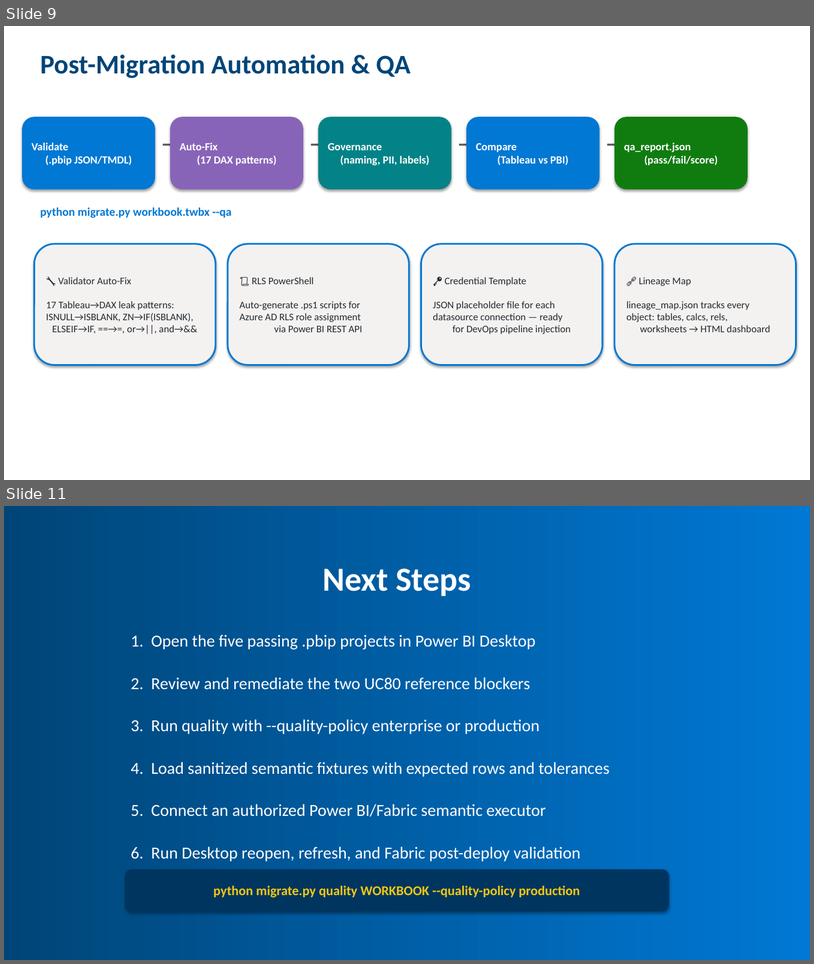
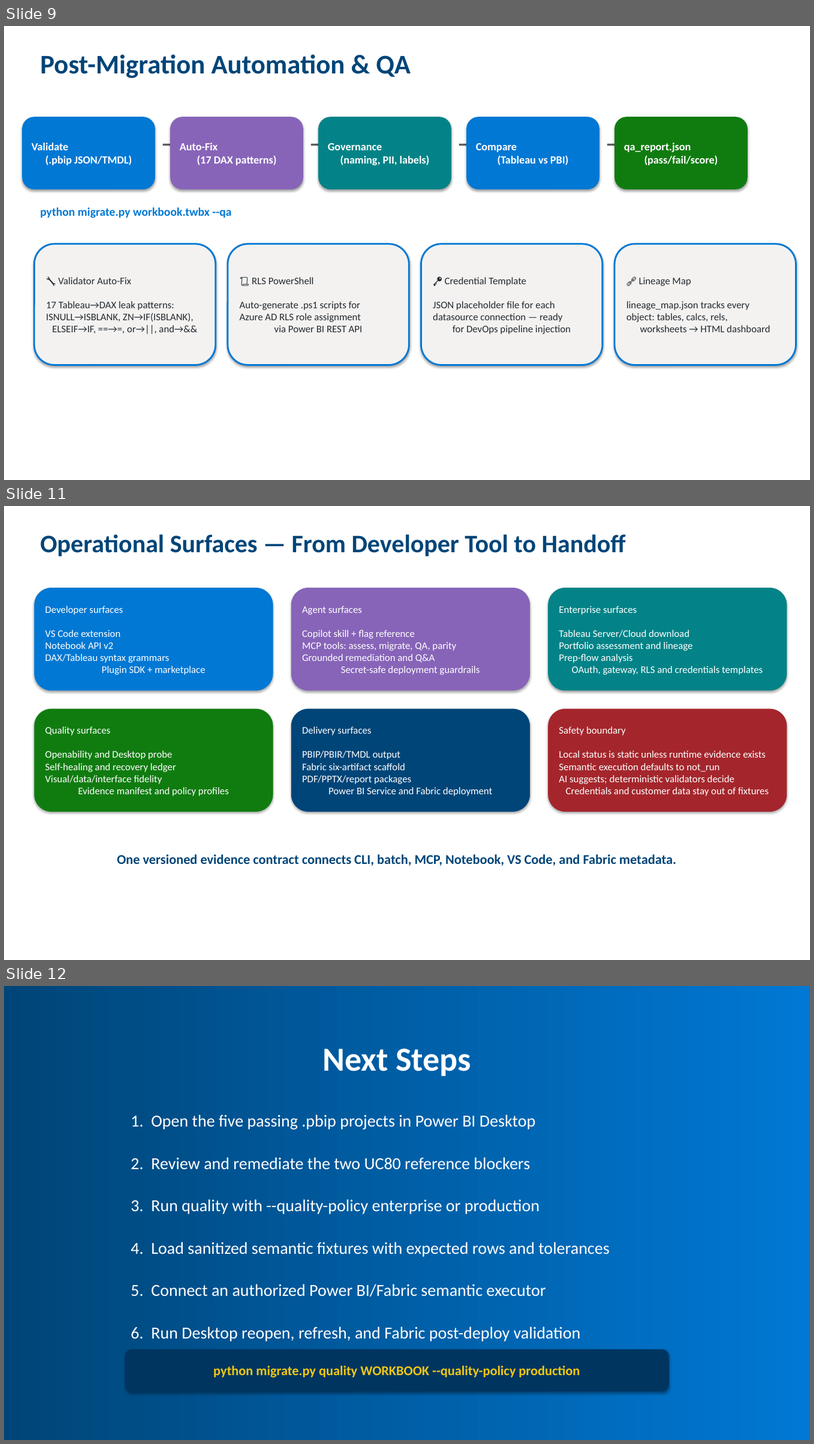
Before and after one commit to cyphou/TableauToPowerBI, a slide deck: docs/Tableau_to_PowerBI_Migration.pptx. Shown one above the other, each under a label of ours: slides 9 and 11 before the commit, slides 9, 11 and 12 after it; the slides between them are not shown. The pictures are 814x964 and 814x1444 pixels, drawn with LibreOffice and Linux fonts; fonts in the diff are those of the drawing. Boxes give left, top, right and bottom in pixels: in the first picture for what was removed or moved away, otherwise in the second. Text is boxed around its words. In the diff, an @@ line names an element or a change of style, - is before the commit and + after.

Commit message:
Expand migration decks with current feature surface

```diff
--- a/docs/Tableau_to_PowerBI_Migration.pptx
+++ b/docs/Tableau_to_PowerBI_Migration.pptx
@@ slide 11 added at [4, 506, 810, 960], background #FFFFFF @@
@@ text added at [40, 534, 626, 556], 30 pt, text #004578, bold @@
+Operational Surfaces — From Developer Tool to Handoff
@@ rounded rectangle added at [34, 588, 273, 691], fill #0078D4, 12 pt, text #FFFFFF @@
+Developer surfaces
+VS Code extension
+Notebook API v2
+DAX/Tableau syntax grammars
+Plugin SDK + marketplace
@@ rounded rectangle added at [291, 588, 530, 691], fill #8764B8, 12 pt, text #FFFFFF @@
+Agent surfaces
+Copilot skill + flag reference
+MCP tools: assess, migrate, QA, parity
+Grounded remediation and Q&A
+Secret-safe deployment guardrails
@@ rounded rectangle added at [548, 588, 788, 691], fill #038387, 12 pt, text #FFFFFF @@
+Enterprise surfaces
+Tableau Server/Cloud download
+Portfolio assessment and lineage
+Prep-flow analysis
+OAuth, gateway, RLS and credentials templates
@@ rounded rectangle added at [34, 709, 273, 811], fill #107C10, 12 pt, text #FFFFFF @@
+Quality surfaces
+Openability and Desktop probe
+Self-healing and recovery ledger
+Visual/data/interface fidelity
+Evidence manifest and policy profiles
@@ rounded rectangle added at [291, 709, 530, 811], fill #004578, 12 pt, text #FFFFFF @@
+Delivery surfaces
+PBIP/PBIR/TMDL output
+Fabric six-artifact scaffold
+PDF/PPTX/report packages
+Power BI Service and Fabric deployment
@@ rounded rectangle added at [548, 709, 788, 811], fill #A4262C, 12 pt, text #FFFFFF @@
+Safety boundary
+Local status is static unless runtime evidence exists
+Semantic execution defaults to not_run
+AI suggests; deterministic validators decide
+Credentials and customer data stay out of fixtures
@@ text added at [117, 854, 677, 865], 16 pt, text #004578, bold @@
+One versioned evidence contract connects CLI, batch, MCP, Notebook, VS Code, and Fabric metadata.
@@ what was slide 11 is now slide 12 @@
```
Also in this commit, not shown: 2 slides changed, 2 other files.
